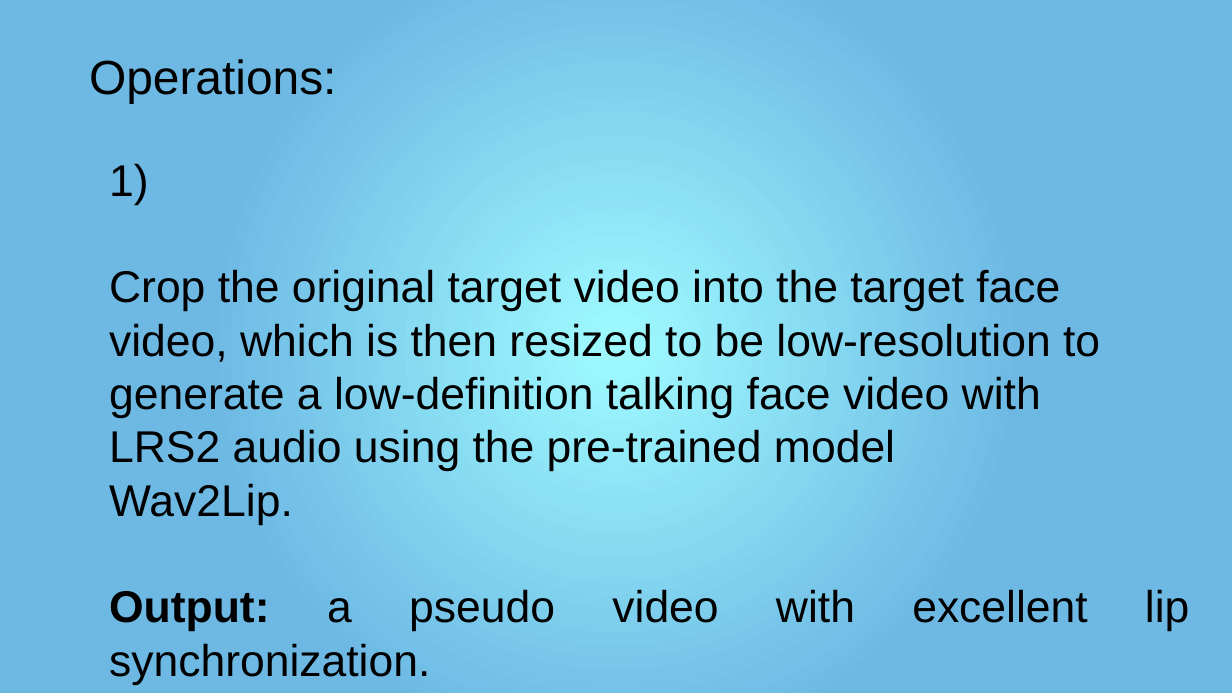
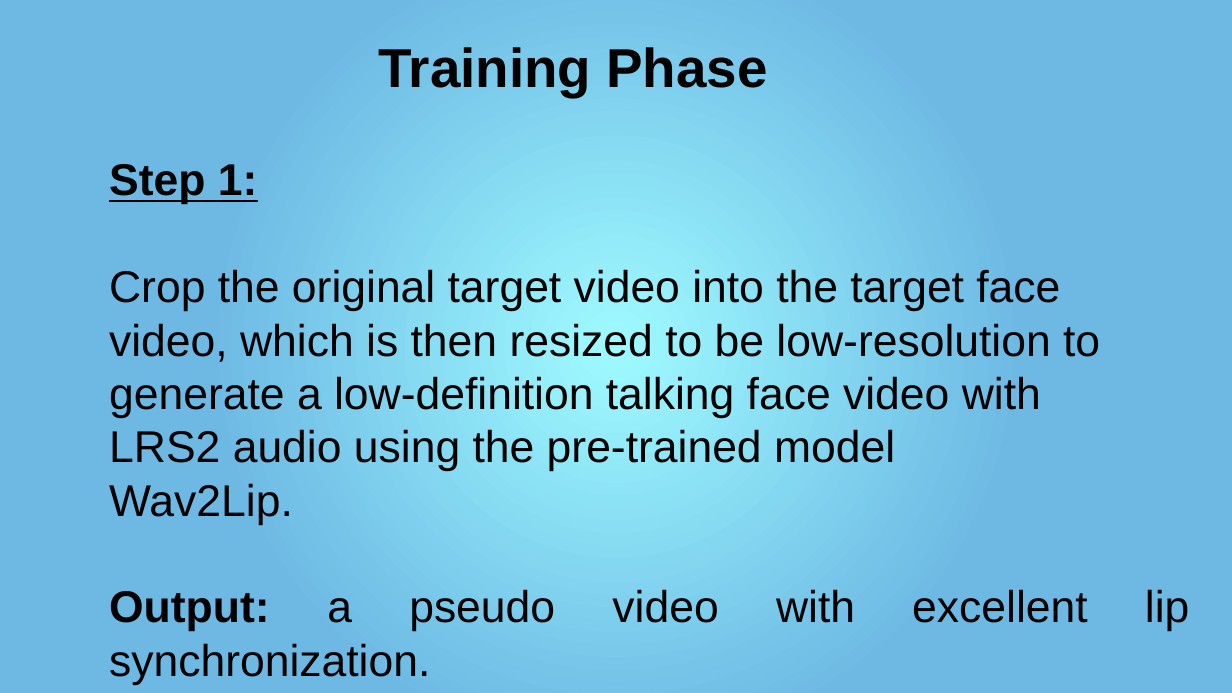
Before and after one commit to mr-speedster/seminar-presentation, a slide deck: slide 15 of Presentation.pptx (slide 8 before the commit). Drawn at 1232x693 pixels with LibreOffice and Linux fonts; fonts in the diff are those of the drawing. Boxes give left, top, right and bottom in pixels: in the first picture for what was removed or moved away, otherwise in the second. Text is boxed around its words. In the diff, an @@ line names an element or a change of style, - is before the commit and + after.

```diff
--- a/Presentation.pptx
+++ b/Presentation.pptx
@@ text removed at (89, 59, 336, 103) @@
-Operations:
@@ text added at (378, 47, 767, 97), 32 pt, text #000000, bold @@
+Training Phase
@@ text at (109, 164, 258, 205): text changed; bold on @@
-1)
+Step 1:
```
Also in this commit, not shown: 9 other slides changed, 15 slides added, 1 slide removed, 1 other file.
